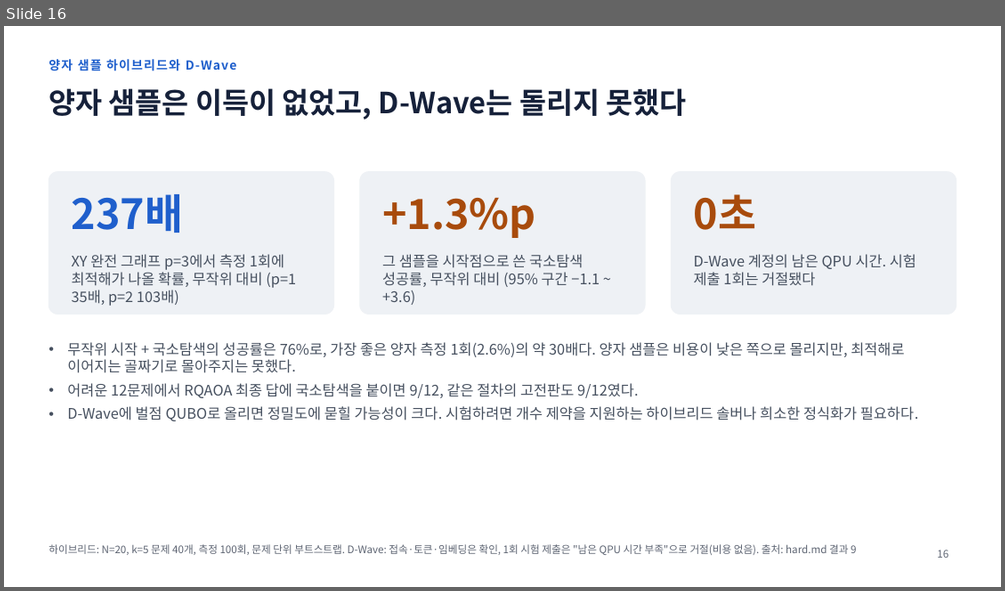
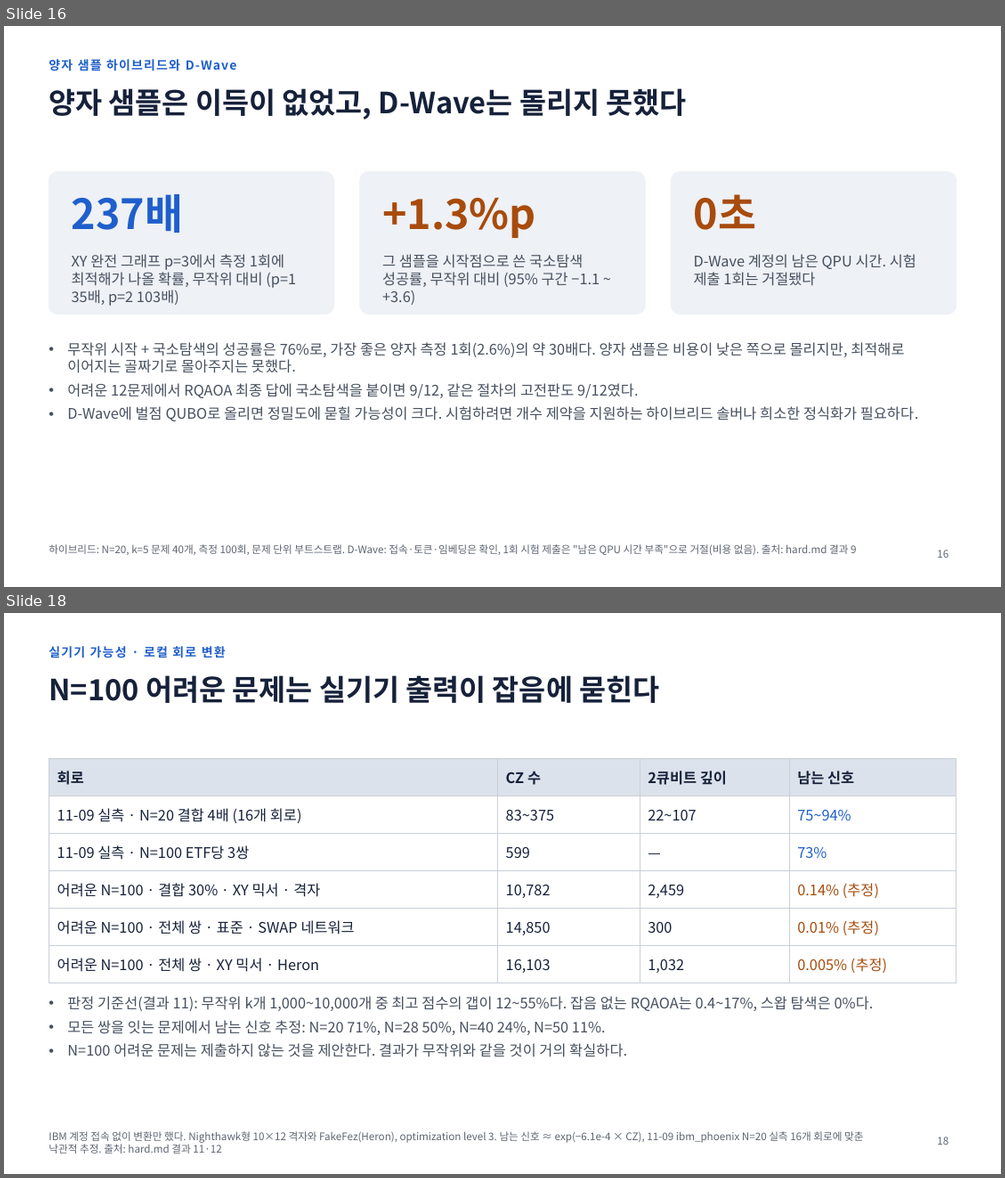
Before and after one commit to 202155570/norma-qaoa, a slide deck: docs/qaoa_research_report_2026-11-19.pptx. Shown one above the other, each under a label of ours: slide 16 before the commit, slides 16 and 18 after it; the slides between them are not shown. The pictures are 1005x591 and 1005x1178 pixels, drawn with LibreOffice and Linux fonts; fonts in the diff are those of the drawing. Boxes give left, top, right and bottom in pixels: in the first picture for what was removed or moved away, otherwise in the second. Text is boxed around its words. In the diff, an @@ line names an element or a change of style, - is before the commit and + after.

```diff
--- a/docs/qaoa_research_report_2026-11-19.pptx
+++ b/docs/qaoa_research_report_2026-11-19.pptx
@@ slide 18 added at [4,613,1001,1174], background #FFFFFF @@
@@ text added at [48,646,226,658], 12 pt, text #1F5FCC, bold @@
+실기기 가능성 · 로컬 회로 변환
@@ title added at [48,675,659,703], 28 pt, text #16213A, bold @@
+N=100 어려운 문제는 실기기 출력이 잡음에 묻힌다
@@ table added at [48,759,956,976], 6 rows, 4 columns @@
+회로 | CZ 수 | 2큐비트 깊이 | 남는 신호
+11-09 실측 · N=20 결합 4배 (16개 회로) | 83~375 | 22~107 | 75~94%
+11-09 실측 · N=100 ETF당 3쌍 | 599 | — | 73%
+어려운 N=100 · 결합 30% · XY 믹서 · 격자 | 10,782 | 2,459 | 0.14% (추정)
+어려운 N=100 · 전체 쌍 · 표준 · SWAP 네트워크 | 14,850 | 300 | 0.01% (추정)
+어려운 N=100 · 전체 쌍 · XY 믹서 · Heron | 16,103 | 1,032 | 0.005% (추정)
@@ text added at [67,996,874,1057], 14 pt, text #46505F @@
+• 판정 기준선(결과 11): 무작위 k개 1,000~10,000개 중 최고 점수의 갭이 12~55%다. 잡음 없는 RQAOA는 0.4~17%, 스왑 탐색은 0%다.
+• 모든 쌍을 잇는 문제에서 남는 신호 추정: N=20 71%, N=28 50%, N=40 24%, N=50 11%.
+• N=100 어려운 문제는 제출하지 않는 것을 제안한다. 결과가 무작위와 같을 것이 거의 확실하다.
@@ text added at [48,1131,863,1153], 10 pt, text #5E6573 @@
+IBM 계정 접속 없이 변환만 했다. Nighthawk형 10×12 격자와 FakeFez(Heron), optimization level 3. 남는 신호 ≈ exp(−6.1e-4 × CZ), 11-09 ibm_phoenix N=20 실측 16개 회로에 맞춘 낙관적 추정. 출처: hard.md 결과 11·12
@@ page number added at [937,1136,948,1144], 10 pt, text #5E6573 @@
+18
```
Also in this commit, not shown: 6 slides changed, 2 other slides added, 24 other files.
